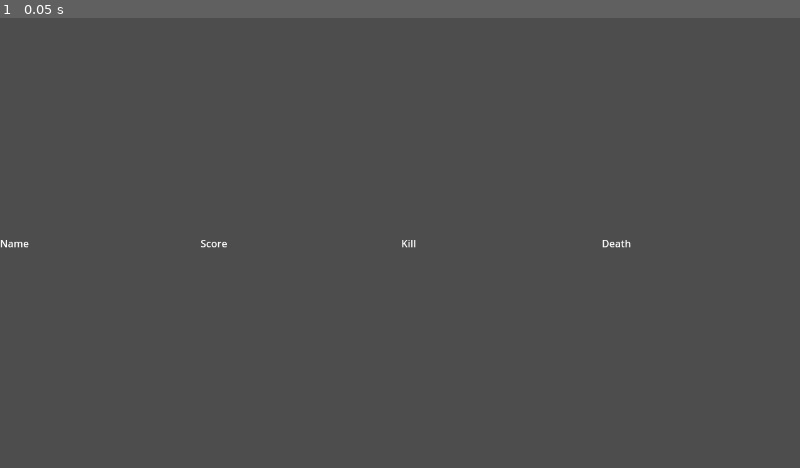
Above: before the commit, frame 1.
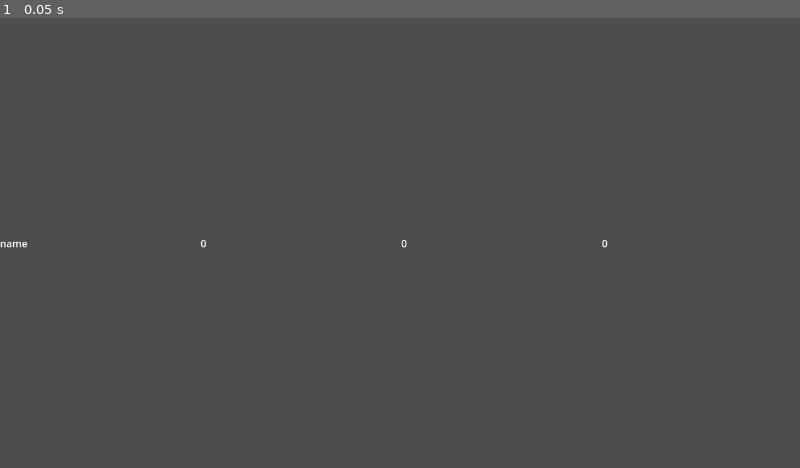
Above: after the commit, the same moment.

Repository: maidangkhanh/Blasher
Game: Godot game, scene res://objects/PlayerScore.tscn
The game is run twice, just before and just after one commit, with the same random seed, the same clock (stepped at 60 frames per second) and the same inputs. This scene is started directly instead of the project's main scene.
Inputs:
- Up to frame 1 (0.05 s): no input

The runs differ from the first frame. In frame 1, 0.1% of the frame differs, in the area x 0-79%, y 49-52%.

Commit message:
update scoreboard

Diff:
--- a/Starter-Kit-FPS-44334edba0bd0d6efa00fbe5c6fe5b5813655302/objects/PlayerScore.tscn
+++ b/Starter-Kit-FPS-44334edba0bd0d6efa00fbe5c6fe5b5813655302/objects/PlayerScore.tscn
@@ -9,7 +9,7 @@
 grow_horizontal = 2
 grow_vertical = 2
 
-[node name="HBoxContainer" type="HBoxContainer" parent="."]
+[node name="Container" type="HBoxContainer" parent="."]
 layout_mode = 1
 anchors_preset = 15
 anchor_right = 1.0
@@ -17,26 +17,26 @@
 grow_horizontal = 2
 grow_vertical = 2
 
-[node name="LabelName" type="Label" parent="HBoxContainer"]
+[node name="LabelName" type="Label" parent="Container"]
 layout_mode = 2
 size_flags_horizontal = 3
 size_flags_vertical = 1
-text = "Name"
+text = "name"
 
-[node name="LabelScore" type="Label" parent="HBoxContainer"]
+[node name="LabelScore" type="Label" parent="Container"]
 layout_mode = 2
 size_flags_horizontal = 3
 size_flags_vertical = 1
-text = "Score"
+text = "0"
 
-[node name="LabelKill" type="Label" parent="HBoxContainer"]
+[node name="LabelKill" type="Label" parent="Container"]
 layout_mode = 2
 size_flags_horizontal = 3
 size_flags_vertical = 1
-text = "Kill"
+text = "0"
 
-[node name="LabelDeath" type="Label" parent="HBoxContainer"]
+[node name="LabelDeath" type="Label" parent="Container"]
 layout_mode = 2
 size_flags_horizontal = 3
 size_flags_vertical = 1
-text = "Death"
+text = "0"
--- a/Starter-Kit-FPS-44334edba0bd0d6efa00fbe5c6fe5b5813655302/scenes/main.tscn
+++ b/Starter-Kit-FPS-44334edba0bd0d6efa00fbe5c6fe5b5813655302/scenes/main.tscn
@@ -195,37 +195,37 @@
 theme_override_constants/margin_right = 5
 theme_override_constants/margin_bottom = 5
 
-[node name="VBoxContainer" type="VBoxContainer" parent="CanvasLayer/Scoreboard/PanelContainer/MarginContainer"]
-layout_mode = 2
-
-[node name="Label" type="Label" parent="CanvasLayer/Scoreboard/PanelContainer/MarginContainer/VBoxContainer"]
+[node name="ScoreTable" type="VBoxContainer" parent="CanvasLayer/Scoreboard/PanelContainer/MarginContainer"]
+layout_mode = 2
+
+[node name="Label" type="Label" parent="CanvasLayer/Scoreboard/PanelContainer/MarginContainer/ScoreTable"]
 layout_mode = 2
 size_flags_horizontal = 4
 text = "Scoreboard"
 
-[node name="ScoreLabel" type="HBoxContainer" parent="CanvasLayer/Scoreboard/PanelContainer/MarginContainer/VBoxContainer"]
+[node name="ScoreLabel" type="HBoxContainer" parent="CanvasLayer/Scoreboard/PanelContainer/MarginContainer/ScoreTable"]
 layout_mode = 2
 size_flags_vertical = 0
 
-[node name="LabelName" type="Label" parent="CanvasLayer/Scoreboard/PanelContainer/MarginContainer/VBoxContainer/ScoreLabel"]
+[node name="LabelName" type="Label" parent="CanvasLayer/Scoreboard/PanelContainer/MarginContainer/ScoreTable/ScoreLabel"]
 layout_mode = 2
 size_flags_horizontal = 3
 size_flags_vertical = 1
 text = "Name"
 
-[node name="LabelScore" type="Label" parent="CanvasLayer/Scoreboard/PanelContainer/MarginContainer/VBoxContainer/ScoreLabel"]
+[node name="LabelScore" type="Label" parent="CanvasLayer/Scoreboard/PanelContainer/MarginContainer/ScoreTable/ScoreLabel"]
 layout_mode = 2
 size_flags_horizontal = 3
 size_flags_vertical = 1
 text = "Score"
 
-[node name="LabelKill" type="Label" parent="CanvasLayer/Scoreboard/PanelContainer/MarginContainer/VBoxContainer/ScoreLabel"]
+[node name="LabelKill" type="Label" parent="CanvasLayer/Scoreboard/PanelContainer/MarginContainer/ScoreTable/ScoreLabel"]
 layout_mode = 2
 size_flags_horizontal = 3
 size_flags_vertical = 1
 text = "Kill"
 
-[node name="LabelDeath" type="Label" parent="CanvasLayer/Scoreboard/PanelContainer/MarginContainer/VBoxContainer/ScoreLabel"]
+[node name="LabelDeath" type="Label" parent="CanvasLayer/Scoreboard/PanelContainer/MarginContainer/ScoreTable/ScoreLabel"]
 layout_mode = 2
 size_flags_horizontal = 3
 size_flags_vertical = 1
--- a/Starter-Kit-FPS-44334edba0bd0d6efa00fbe5c6fe5b5813655302/scenes/scoreboard.gd
+++ b/Starter-Kit-FPS-44334edba0bd0d6efa00fbe5c6fe5b5813655302/scenes/scoreboard.gd
@@ -1,6 +1,7 @@
 extends Control
 
-
+@onready var player_score = preload("res://objects/PlayerScore.tscn")
+@onready var score_talble = $PanelContainer/MarginContainer/ScoreTable
 # Called when the node enters the scene tree for the first time.
 func _ready():
 	hide()
@@ -17,3 +18,11 @@
 
 	if Input.is_action_just_released("scoreboard"):
 		hide()
+
+
+func add_player(name:String):
+	var score_instance = player_score.instantiate()
+	var name_label:Label = score_instance.get_node("Container/LabelName")
+	name_label.set_text(name)
+
+	score_talble.add_child(score_instance)
Not shown: 1 places in Starter-Kit-FPS-44334edba0bd0d6efa00fbe5c6fe5b5813655302/objects/player.tscn that only renumber resources
Not shown: 1 places in Starter-Kit-FPS-44334edba0bd0d6efa00fbe5c6fe5b5813655302/sprites/burst_animation.tres that only renumber resources
